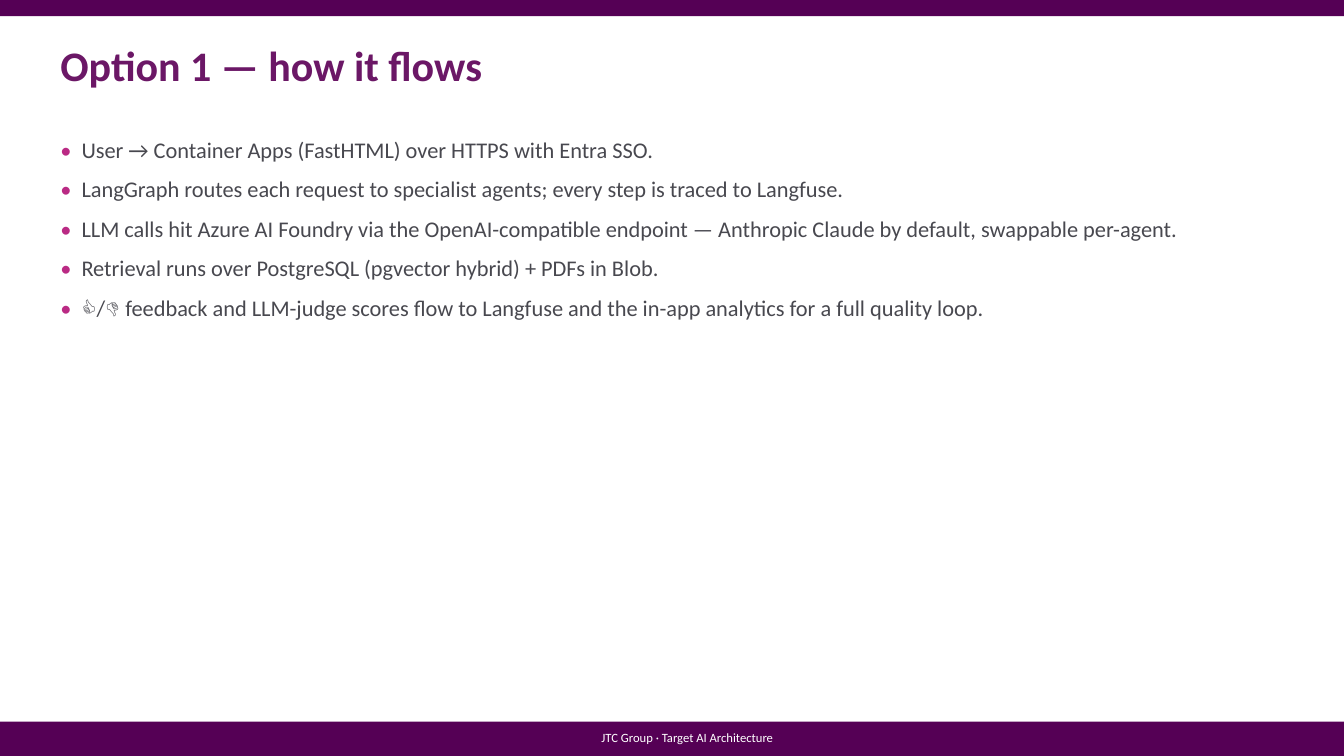
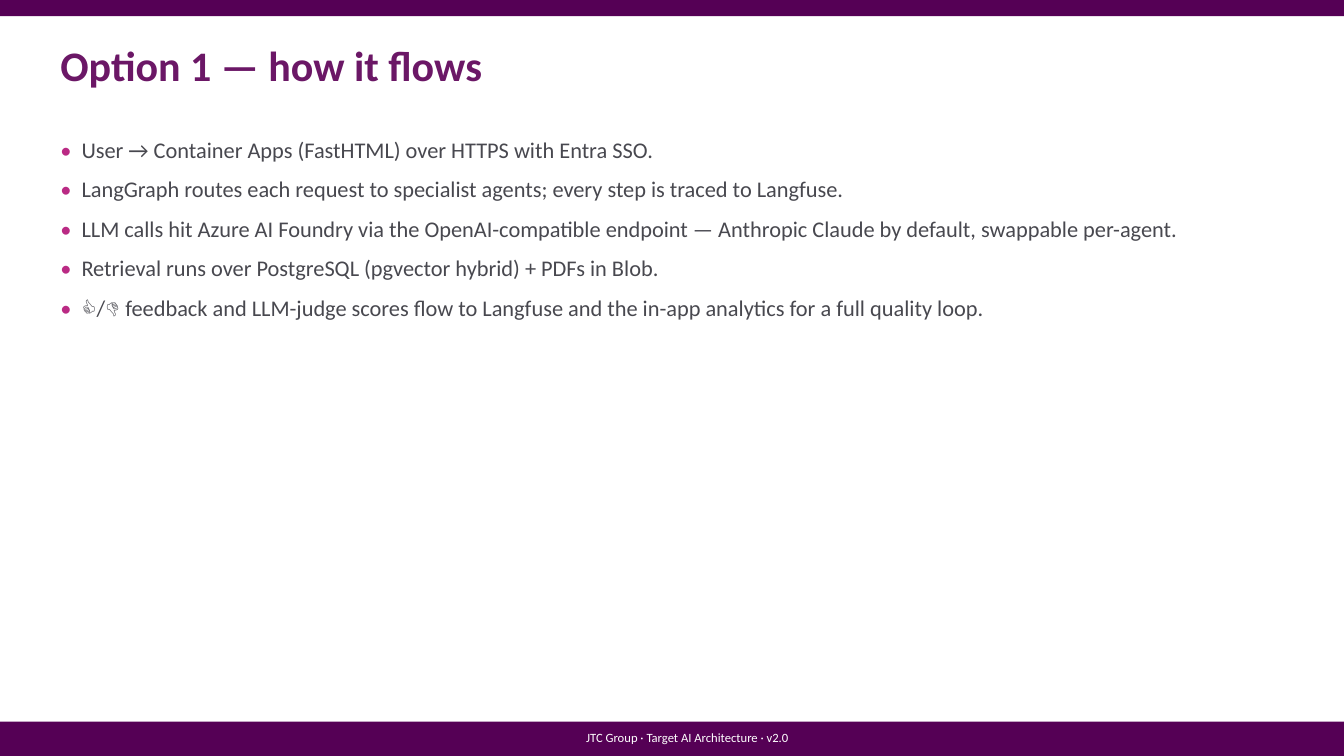
Before and after one commit to predictivelabsai/FastFund, a slide deck: slide 6 of docs/jtcgroup_target_ai_architecture.pptx (slide 4 before the commit). Drawn at 1344x756 pixels with LibreOffice and Linux fonts; fonts in the diff are those of the drawing. Boxes give left, top, right and bottom in pixels: in the first picture for what was removed or moved away, otherwise in the second. Text is boxed around its words. In the diff, an @@ line names an element or a change of style, - is before the commit and + after.

```diff
--- a/docs/jtcgroup_target_ai_architecture.pptx
+++ b/docs/jtcgroup_target_ai_architecture.pptx
@@ text in rectangle at (586,733,789,744): text changed @@
-JTC Group · Target AI Architecture
+JTC Group · Target AI Architecture · v2.0
```
Also in this commit, not shown: 8 other slides changed, 2 slides added, 4 other files.
